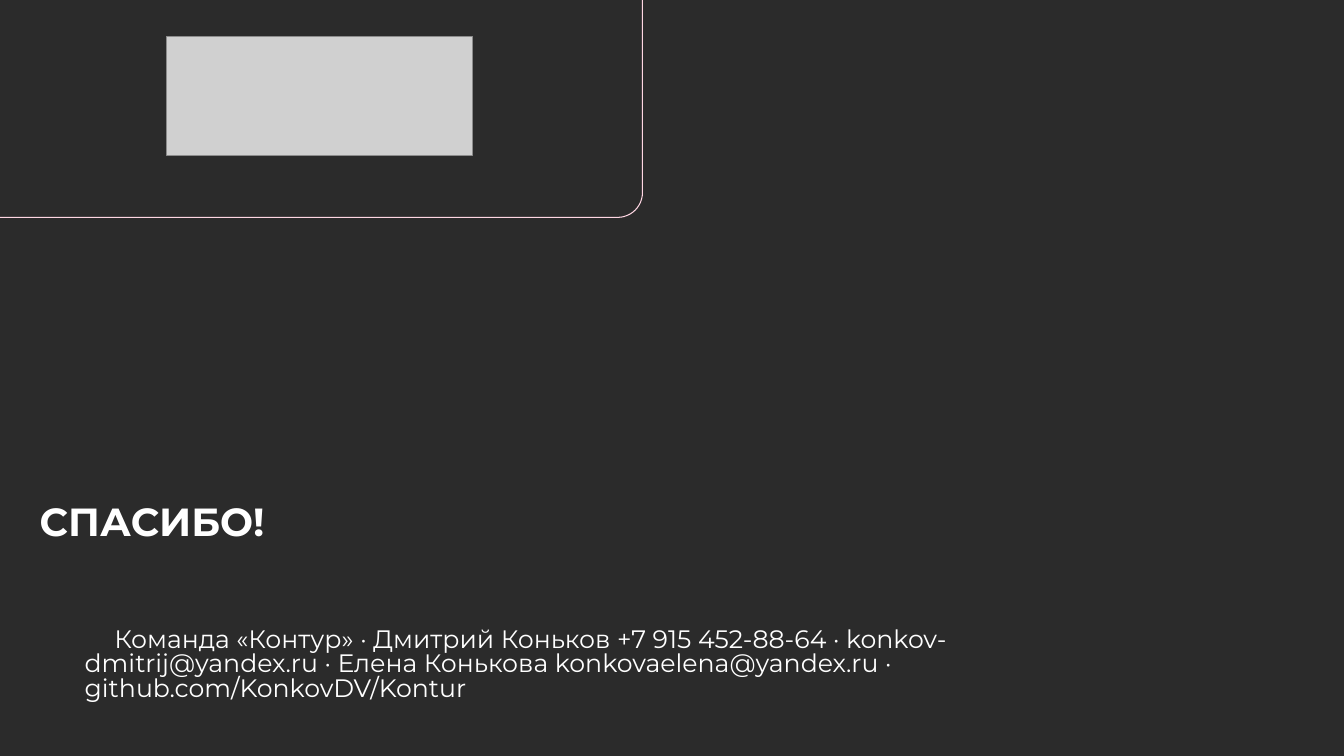
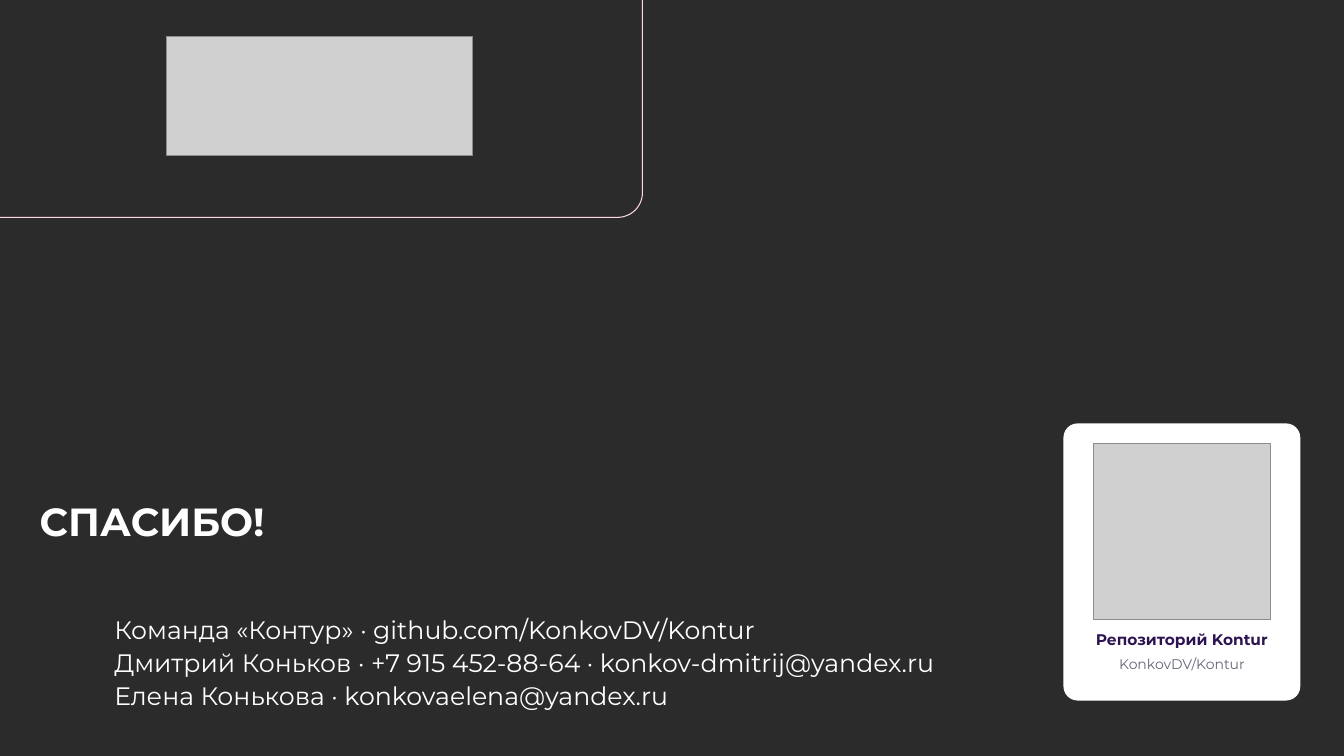
Before and after one commit to KonkovDV/Kontur, a slide deck: slide 21 of submission/03-presentation/Kontur.pptx (slide 24 before the commit). Drawn at 1344x756 pixels with LibreOffice and Linux fonts; fonts in the diff are those of the drawing; grey boxes stand for pictures; background and template pictures are left out; a plain dark background stands for a picture behind light text. Boxes give left, top, right and bottom in pixels: in the first picture for what was removed or moved away, otherwise in the second. Text is boxed around its words. In the diff, an @@ line names an element or a change of style, - is before the commit and + after.

```diff
--- a/submission/03-presentation/Kontur.pptx
+++ b/submission/03-presentation/Kontur.pptx
@@ rounded rectangle added at bbox=[1064, 423, 1301, 701], fill #FFFFFF @@
@@ picture added at bbox=[1094, 444, 1270, 620] @@
@@ text at bbox=[114, 617, 934, 710]: text changed @@
-Команда «Контур» · Дмитрий Коньков +7 915 452-88-64 · konkov-dmitrij@yandex.ru · Елена Конькова konkovaelena@yandex.ru · github.com/KonkovDV/Kontur
+Команда «Контур» · github.com/KonkovDV/Kontur
+Дмитрий Коньков · +7 915 452-88-64 · konkov-dmitrij@yandex.ru
+Елена Конькова · konkovaelena@yandex.ru
@@ text added at bbox=[1096, 633, 1268, 671], 11 pt, text #2D1451, bold @@
+Репозиторий Kontur
+KonkovDV/Kontur
```
Also in this commit, not shown: 23 other slides changed, 6 slides added, 5 other files.
